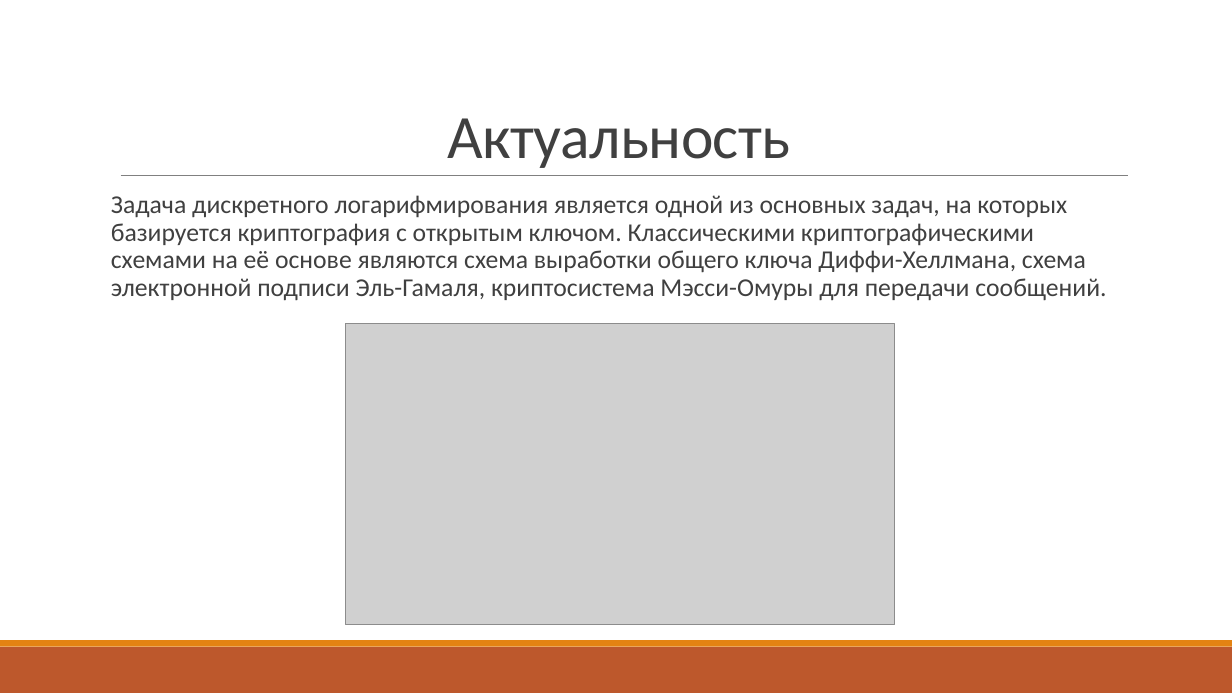
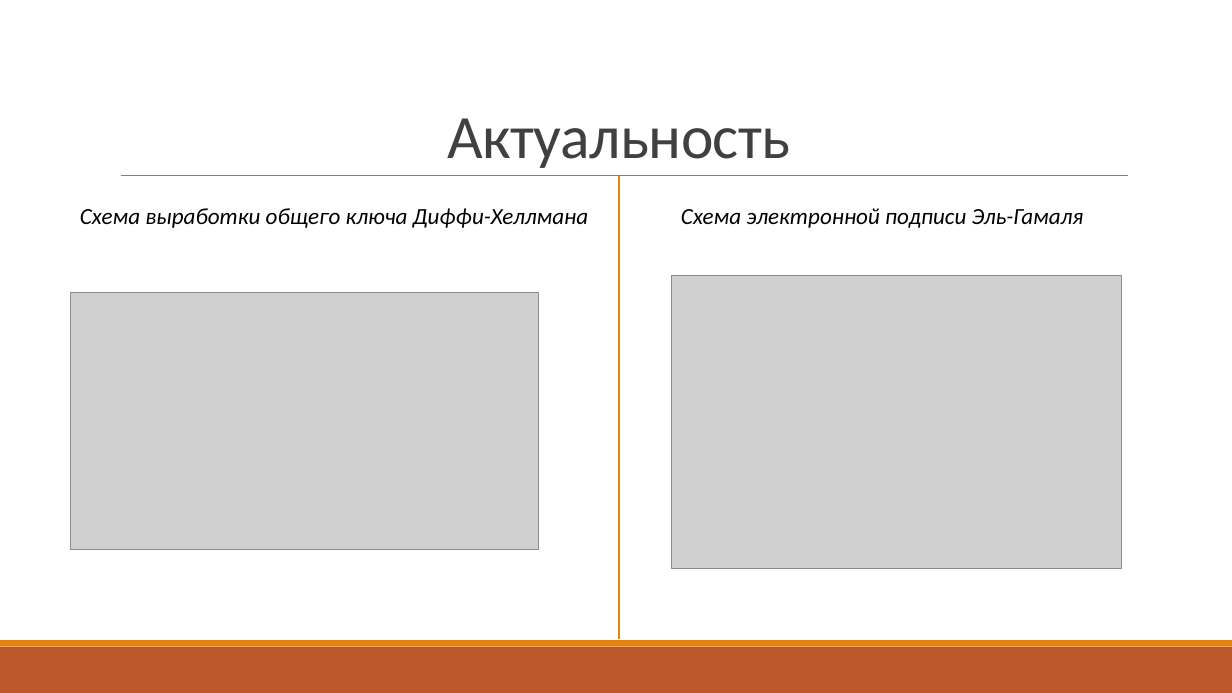
Before and after one commit to VitasVital/Bachelor_course, a slide deck: slide 2 of Maga4Sem/ВКР/Защита ВКР/Для сдачи ВКР/Гусев В.Е. 09-335 ВКР магистерская работа.pptx. Drawn at 1232x693 pixels with LibreOffice and Linux fonts; fonts in the diff are those of the drawing; grey boxes stand for pictures. Boxes give left, top, right and bottom in pixels: in the first picture for what was removed or moved away, otherwise in the second. Text is boxed around its words. In the diff, an @@ line names an element or a change of style, - is before the commit and + after.

```diff
--- a/Maga4Sem/ВКР/Защита ВКР/Для сдачи ВКР/Гусев В.Е. 09-335 ВКР магистерская работа.pptx
+++ b/Maga4Sem/ВКР/Защита ВКР/Для сдачи ВКР/Гусев В.Е. 09-335 ВКР магистерская работа.pptx
@@ line added from (619, 176) to (619, 639), #E48312 1 pt @@
@@ text added at [80,208,588,228], 18 pt, text #000000, italic @@
+Схема выработки общего ключа Диффи-Хеллмана
@@ text removed at [111,195,1106,301] @@
-Задача дискретного логарифмирования является одной из основных задач, на которых базируется криптография с открытым ключом. Классическими криптографическими схемами на её основе являются схема выработки общего ключа Диффи-Хеллмана, схема электронной подписи Эль-Гамаля, криптосистема Мэсси-Омуры для передачи сообщений.
@@ text added at [681,208,1084,228], 18 pt, text #000000, italic @@
+Схема электронной подписи Эль-Гамаля
@@ picture: place and size @@
-picture at [346,323,895,625]
+picture at [71,293,539,550]
@@ picture added at [672,276,1121,569] @@
```
Also in this commit, not shown: 10 other slides changed, 1 slide added, 1 slide removed, 1 other file.
